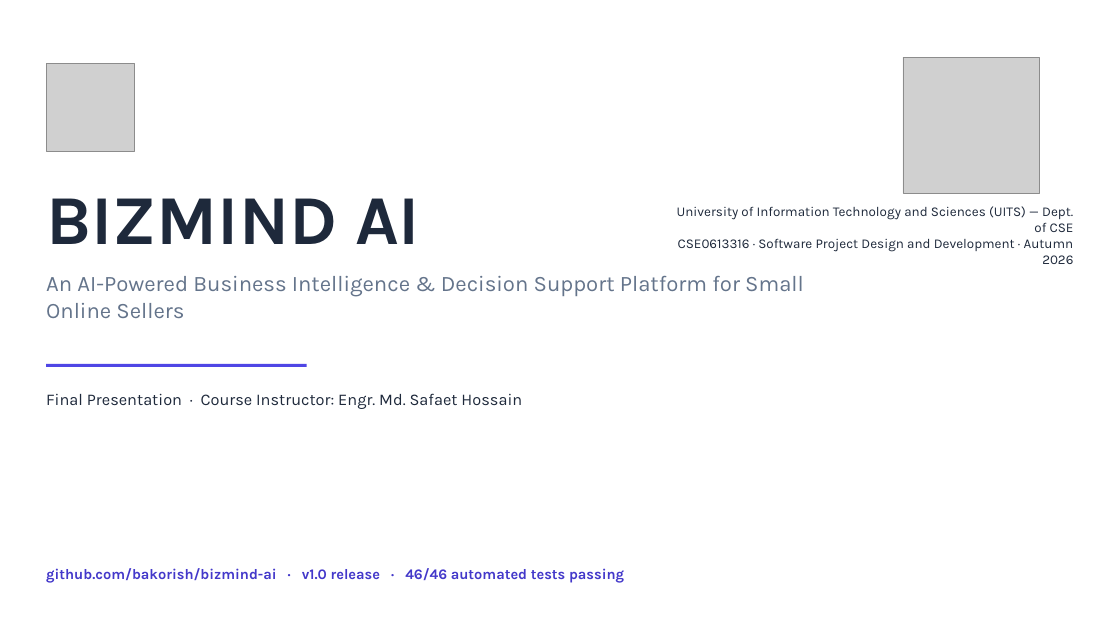
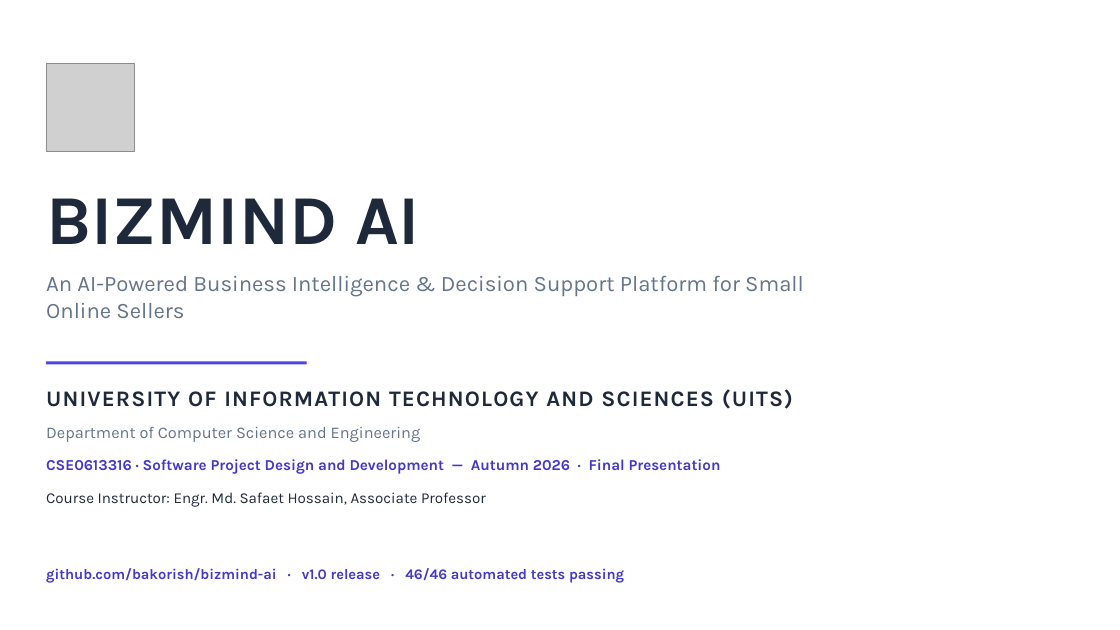
Before and after one commit to bakorish/bizmind-ai, a slide deck: slide 1 of docs/BizMind_AI_SDPM_Presentation.pptx. Drawn at 1120x630 pixels with LibreOffice and Linux fonts; fonts in the diff are those of the drawing; grey boxes stand for pictures. Boxes give left, top, right and bottom in pixels: in the first picture for what was removed or moved away, otherwise in the second. Text is boxed around its words. In the diff, an @@ line names an element or a change of style, - is before the commit and + after.

Commit message:
Deck: Bakor's shop story, remove uni emblem, formal university block on title

```diff
--- a/docs/BizMind_AI_SDPM_Presentation.pptx
+++ b/docs/BizMind_AI_SDPM_Presentation.pptx
@@ picture removed at box(903, 57, 1039, 193) @@
@@ text at box(46, 389, 793, 409): text changed; size 11.5 to 19 pt; bold on @@
-University of Information Technology and Sciences (UITS) — Dept. of CSE
-CSE0613316 · Software Project Design and Development · Autumn 2026
+UNIVERSITY OF INFORMATION TECHNOLOGY AND SCIENCES (UITS)
@@ text added at box(46, 427, 421, 442), 14 pt, text #64748B @@
+Department of Computer Science and Engineering
@@ text at box(46, 459, 721, 474): text changed; size 14 to 13 pt; text colour #1E293B to #4338CA; bold on @@
-Final Presentation · Course Instructor: Engr. Md. Safaet Hossain
+CSE0613316 · Software Project Design and Development — Autumn 2026 · Final Presentation
@@ text added at box(46, 492, 486, 507), 13 pt, text #1E293B @@
+Course Instructor: Engr. Md. Safaet Hossain, Associate Professor
```
Also in this commit, not shown: 2 other slides changed.
